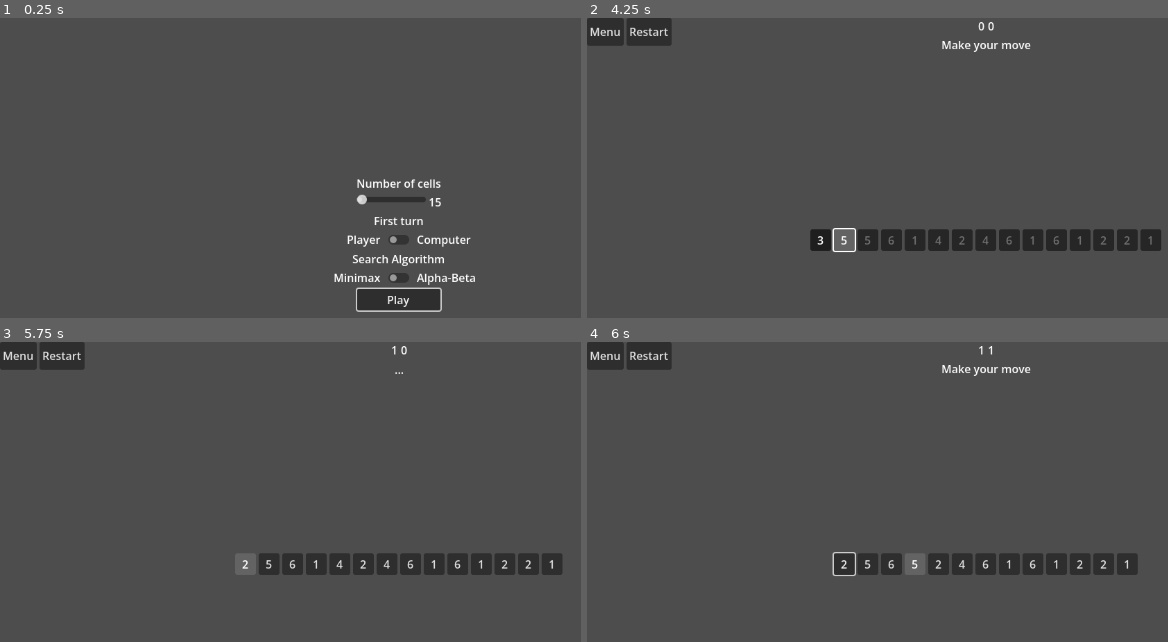
Above: before the commit, frames 1-4 (two rows, left to right).
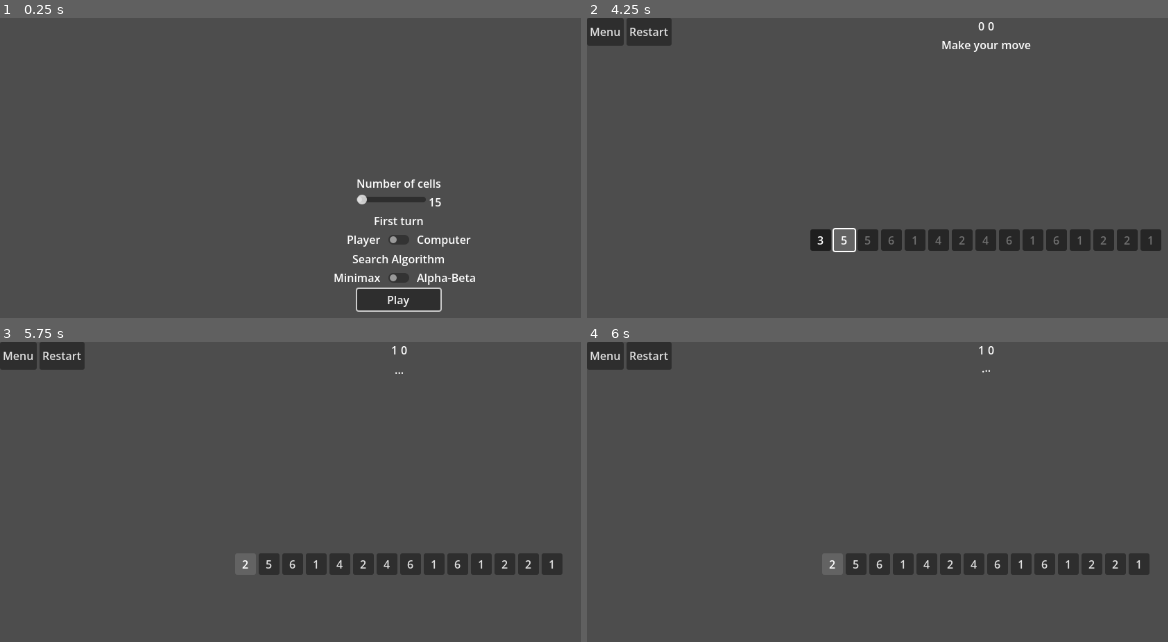
Above: after the commit, the same moments.

Repository: EriksErcums/MI_Pirmais_Praktiskais_Darbs_L2
Game: Godot game, scene res://Menu/Menu.tscn
Same seed, same stepped clock (60 frames per second), same inputs: the game is played once before the commit and once after it.
Inputs:
- Up to frame 1 (0.25 s): no input
- Up to frame 2 (4.25 s): click "Play" at 0.5 s; click "Restart" at 1.25 s; click "Restart" at 2 s; click "Restart" at 2.75 s; click "3" at 3.5 s
- Up to frame 3 (5.75 s): click "5" at 4.25 s; click "2" at 5 s
- Up to frame 4 (6 s): click "5" at 5.75 s

Frames 1-3 are identical in both runs. In frame 4, 1.6% of the frame differs, in the area x 41-97%, y 1-78%.

Commit message:
Algorithm now runs on a separate thread
Allows GameLoop to run smoothly while the algoritm's thread is calculating the best move

Diff:
--- a/Game/GameLoop.gd
+++ b/Game/GameLoop.gd
@@ -20,23 +20,29 @@
 const DRAFT_STR: String = "Draft!"
 const COLOR_SHINE: Color = Color(4.5, 4.5, 4.5)
 
-# Data
-var p2_turn: bool = false
+# Input
 var init_turn: bool = false
 var pruning: bool = false
 var cells_max: int = 15
 
+# Game state
+var p2_turn: bool = false
 var game_tree: GameTree
 var state: State
 var cur_cell: Cell
 var cells: Array[Cell]
-
+var algo_thread: Thread
+# https://docs.godotengine.org/en/stable/tutorials/performance/using_multiple_threads.html
 
 
 # Init
 func _ready() -> void:
+	algo_thread = Thread.new()
+	p2_turn = init_turn
 	state = State.new()
 	state.nums.resize(cells_max)
+	cells.resize(cells_max)
+
 	var cell_prev: Cell = null
 	for i: int in cells_max:
 		state.nums[i] = randi_range(MIN_NUM, MAX_NUM)
@@ -49,11 +55,13 @@
 			cell.left = cell_prev
 			cell_prev.right = cell
 		cell_prev = cell
-		cells.append(cell)
+		cells[i] = cell
 
 	game_tree = GameTree.new(state, -1)
 	assign_turn()
 
+func _exit_tree() -> void:
+	if algo_thread.is_alive(): algo_thread.wait_to_finish()
 
 
 # --- Commands ---
@@ -68,7 +76,11 @@
 		container.focus_behavior_recursive = Control.FOCUS_BEHAVIOR_DISABLED
 		if cells.size() > 1:
 			await get_tree().create_timer(1.5).timeout
-			var move: Vector2i = Algorithms.best_move(state, 4, pruning)
+			var algo_call: Callable = Algorithms.best_move.bind(state, 4, pruning)
+			algo_thread.start(algo_call)
+			var tree: SceneTree = get_tree()
+			while algo_thread.is_alive(): await tree.physics_frame
+			var move: Vector2i = algo_thread.wait_to_finish()
 			_pop_cells(cells[move.x], cells[move.y])
 		else:
 			await get_tree().create_timer(0.75).timeout
